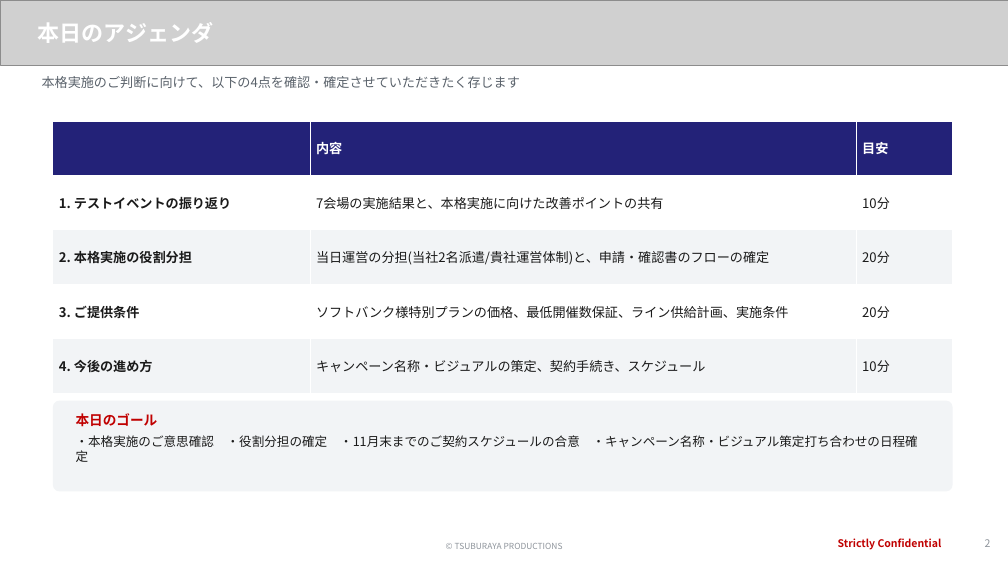
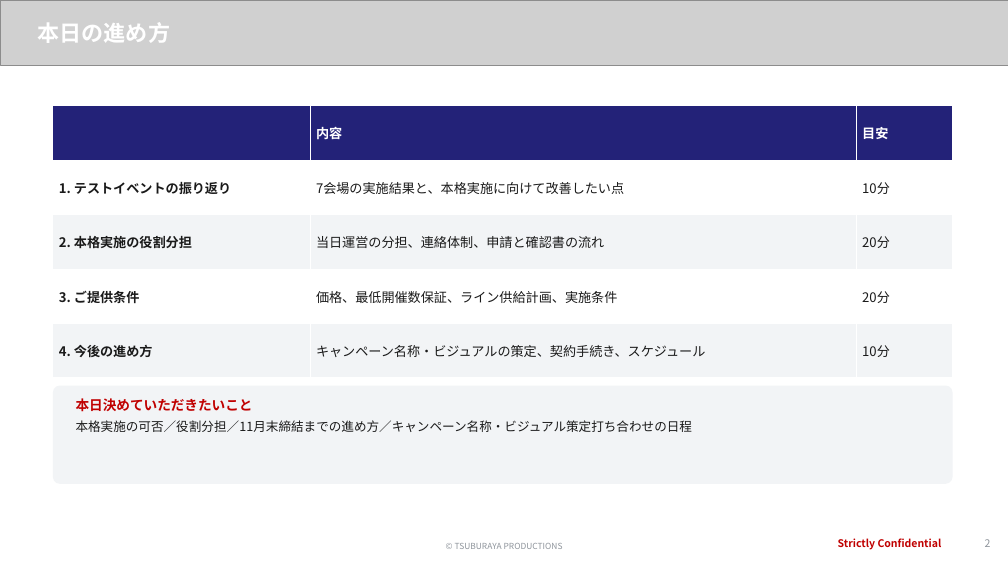
Before and after one commit to hayatoshintani-spe/kessho-lens, a slide deck: slide 2 of docs/proposals/softbank-ultraman-caravan/SB様提示用_1022ミーティング資料.pptx. Drawn at 1008x567 pixels with LibreOffice and Linux fonts; fonts in the diff are those of the drawing; grey boxes stand for pictures. Boxes give left, top, right and bottom in pixels: in the first picture for what was removed or moved away, otherwise in the second. Text is boxed around its words. In the diff, an @@ line names an element or a change of style, - is before the commit and + after.

```diff
--- a/docs/proposals/softbank-ultraman-caravan/SB様提示用_1022ミーティング資料.pptx
+++ b/docs/proposals/softbank-ultraman-caravan/SB様提示用_1022ミーティング資料.pptx
@@ text at (38,23,170,43): text changed @@
-本日のアジェンダ
+本日の進め方
@@ text removed at (42,76,520,88) @@
-本格実施のご判断に向けて、以下の4点を確認・確定させていただきたく存じます
@@ table at (53,106,952,378) @@
-row 2, column 2: 7会場の実施結果と、本格実施に向けた改善ポイントの共有
+row 2, column 2: 7会場の実施結果と、本格実施に向けて改善したい点
-row 3, column 2: 当日運営の分担(当社2名派遣/貴社運営体制)と、申請・確認書のフローの確定
+row 3, column 2: 当日運営の分担、連絡体制、申請と確認書の流れ
-row 4, column 2: ソフトバンク様特別プランの価格、最低開催数保証、ライン供給計画、実施条件
+row 4, column 2: 価格、最低開催数保証、ライン供給計画、実施条件
@@ table: place and size @@
-table at (53,121,952,393)
+table at (53,106,952,378)
@@ rounded rectangle: place and size @@
-rounded rectangle at (53,401,953,492)
+rounded rectangle at (53,386,953,484)
@@ text at (76,398,692,432): text changed @@
-本日のゴール
-・本格実施のご意思確認 ・役割分担の確定 ・11月末までのご契約スケジュールの合意 ・キャンペーン名称・ビジュアル策定打ち合わせの日程確定
+本日決めていただきたいこと
+本格実施の可否／役割分担／11月末締結までの進め方／キャンペーン名称・ビジュアル策定打ち合わせの日程
```
Also in this commit, not shown: 11 other slides changed, 5 other files.
